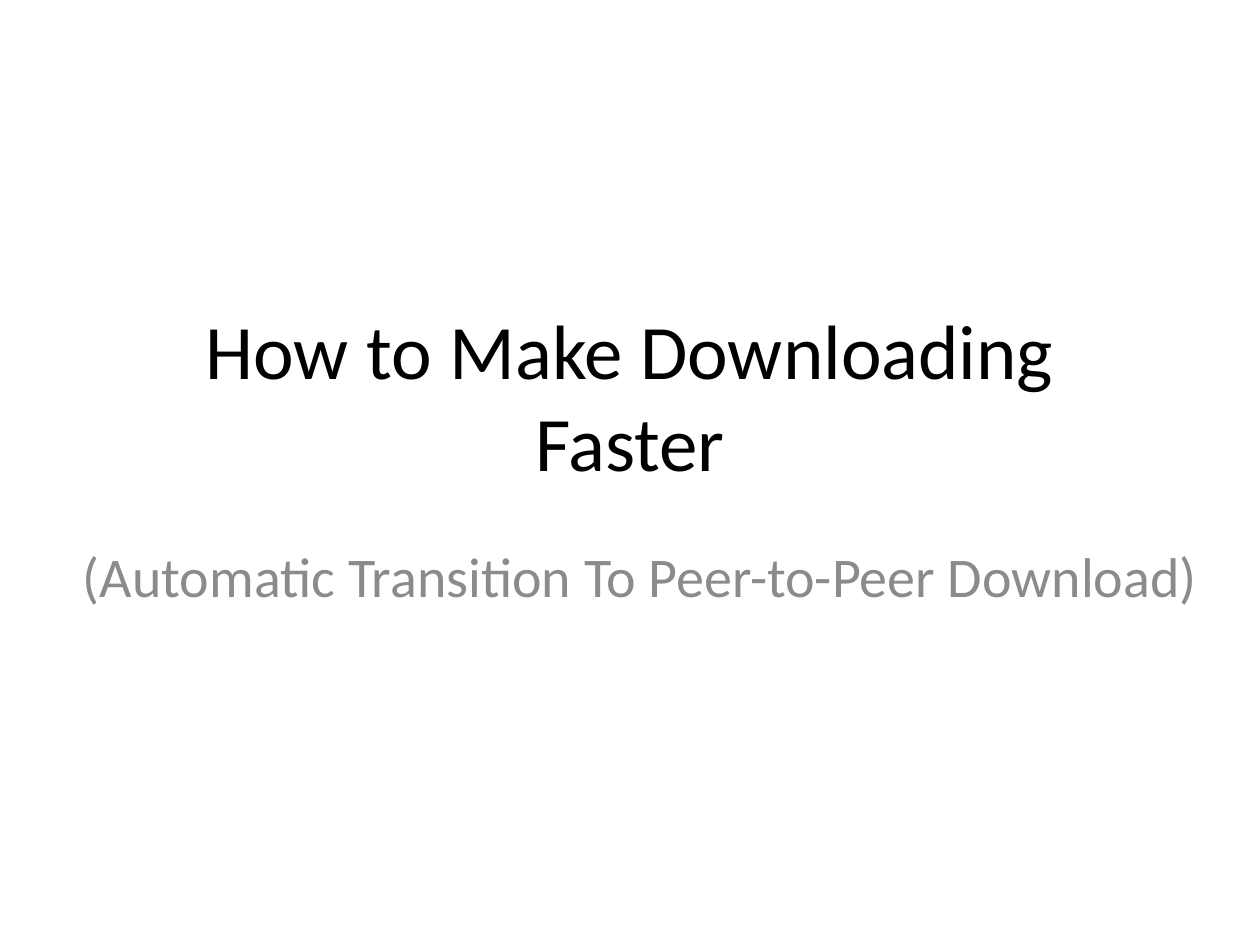
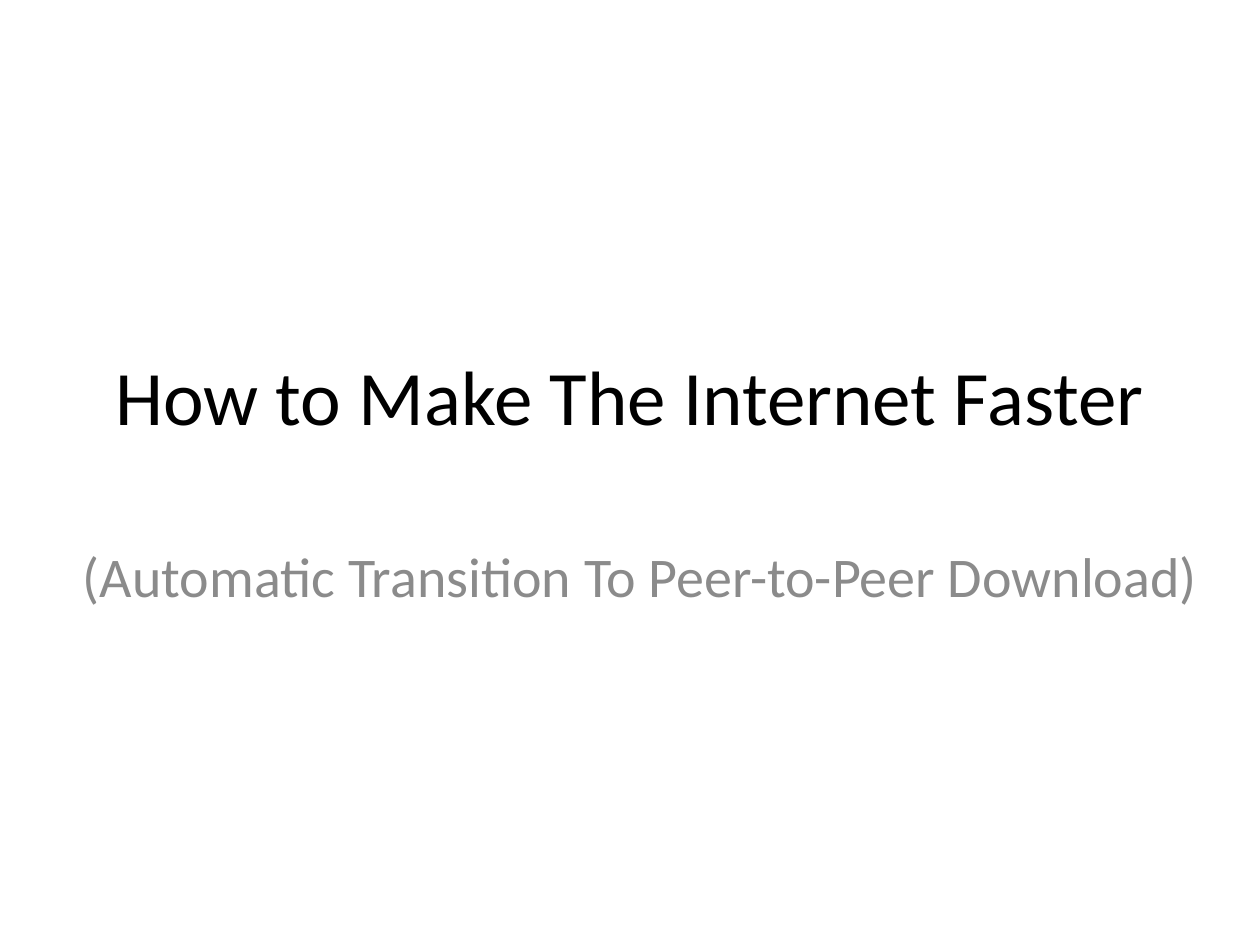
Before and after one commit to rdp/p2pwebclient, a slide deck: slide 1 of thesis_presentation/How to Make the Internet Faster.pptx. Drawn at 1260x945 pixels with LibreOffice and Linux fonts; fonts in the diff are those of the drawing. Boxes give left, top, right and bottom in pixels: in the first picture for what was removed or moved away, otherwise in the second. Text is boxed around its words. In the diff, an @@ line names an element or a change of style, - is before the commit and + after.

```diff
--- a/thesis_presentation/How to Make the Internet Faster.pptx
+++ b/thesis_presentation/How to Make the Internet Faster.pptx
@@ title at bbox=[115, 371, 1143, 426]: text changed @@
-How to Make Downloading Faster
+How to Make The Internet Faster
```
Also in this commit, not shown: 4 other slides changed, 2 slides added, 1 slide removed, 4 other files.
